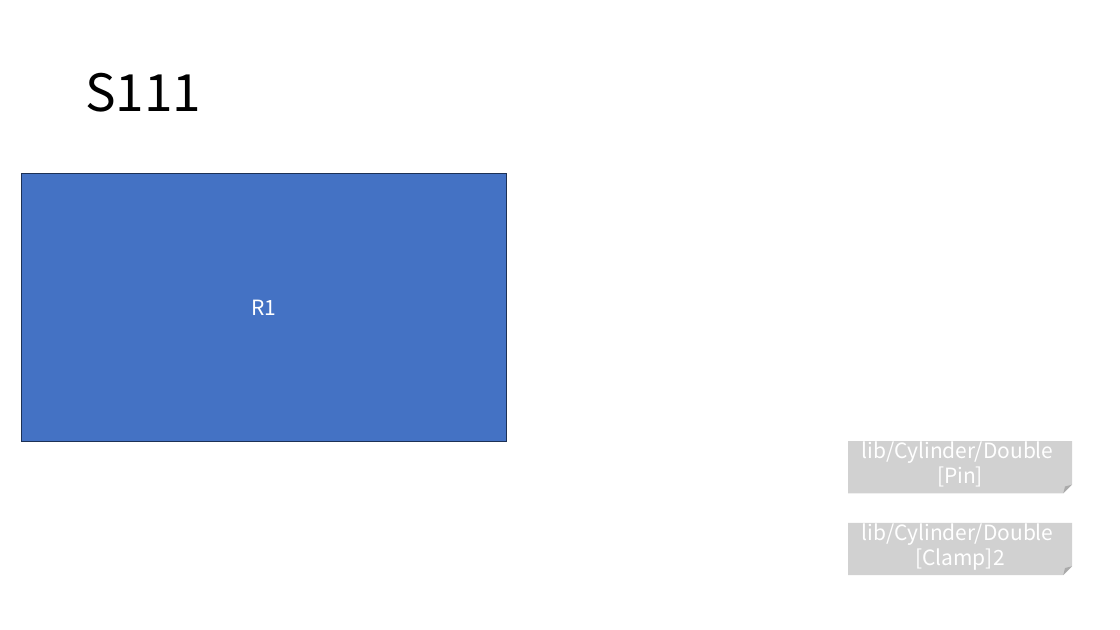
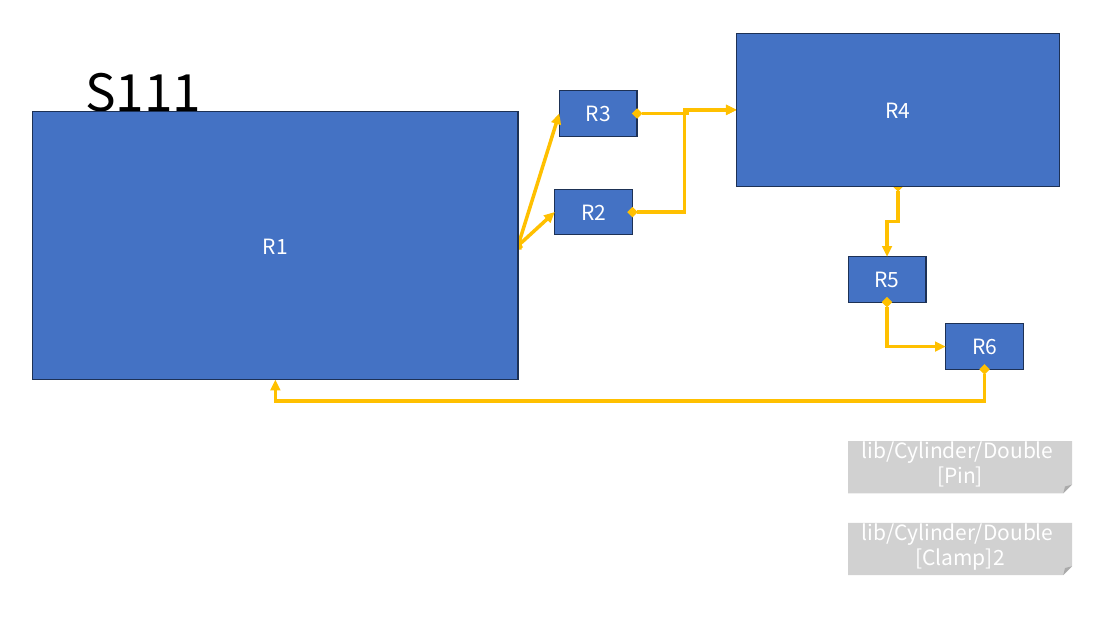
Before and after one commit to DualsoftDev/ds, a slide deck: slide 5 of DsDotNet/src/UnitTest/UnitTest.Model/ImportOfficeExample/Sample/s.pptx. Drawn at 1120x630 pixels with LibreOffice and Linux fonts; fonts in the diff are those of the drawing. Boxes give left, top, right and bottom in pixels: in the first picture for what was removed or moved away, otherwise in the second. Text is boxed around its words. In the diff, an @@ line names an element or a change of style, - is before the commit and + after.

```diff
--- a/DsDotNet/src/UnitTest/UnitTest.Model/ImportOfficeExample/Sample/s.pptx
+++ b/DsDotNet/src/UnitTest/UnitTest.Model/ImportOfficeExample/Sample/s.pptx
@@ rectangle added at (737,34,1060,187), fill #4472C4, outline #1E3256 1 pt, 18 pt, text #FFFFFF @@
+R4
@@ rectangle "R1": place and size @@
-rectangle "R1" at (21,173,507,441)
+rectangle "R1" at (33,112,518,380)
@@ double arrow added from (518, 246) to (560, 113), #FFC000 3 pt @@
@@ rectangle added at (560,91,638,136), fill #4472C4, outline #1E3256 1 pt, 18 pt, text #FFFFFF @@
+R3
@@ elbow double arrow added from (633, 213) to (737, 110), #FFC000 3 pt @@
@@ elbow double arrow added from (637, 113) to (737, 110), #FFC000 3 pt @@
@@ rectangle added at (555,190,633,235), fill #4472C4, outline #1E3256 1 pt, 18 pt, text #FFFFFF @@
+R2
@@ elbow double arrow added from (898, 187) to (887, 257), #FFC000 3 pt @@
@@ double arrow added from (518, 246) to (555, 213), #FFC000 3 pt @@
@@ rectangle added at (849,257,927,302), fill #4472C4, outline #1E3256 1 pt, 18 pt, text #FFFFFF @@
+R5
@@ elbow double arrow added from (887, 302) to (946, 347), #FFC000 3 pt @@
@@ rectangle added at (946,324,1024,370), fill #4472C4, outline #1E3256 1 pt, 18 pt, text #FFFFFF @@
+R6
@@ elbow double arrow added from (985, 370) to (276, 380), #FFC000 3 pt @@
```
Also in this commit, not shown: 8 other files.
